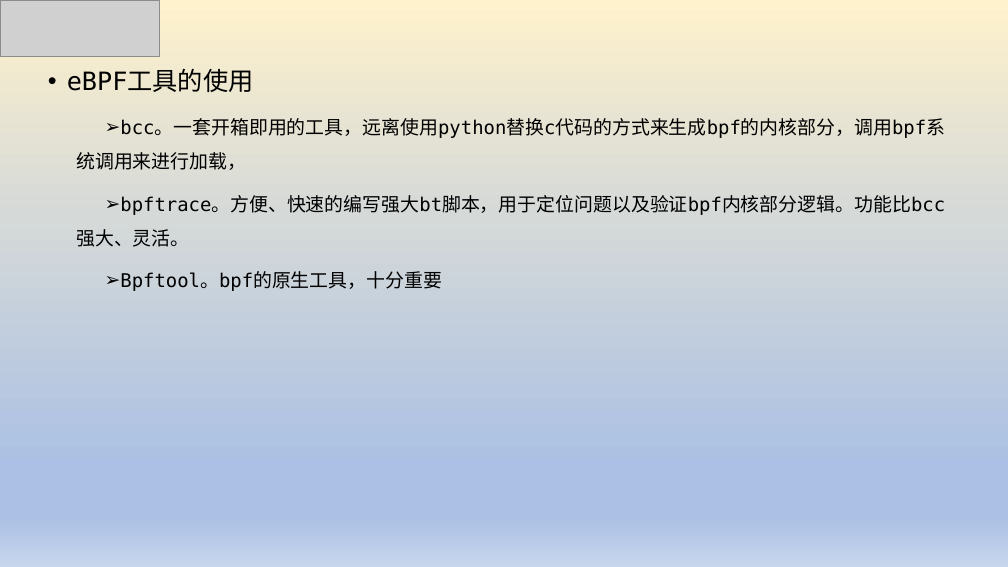
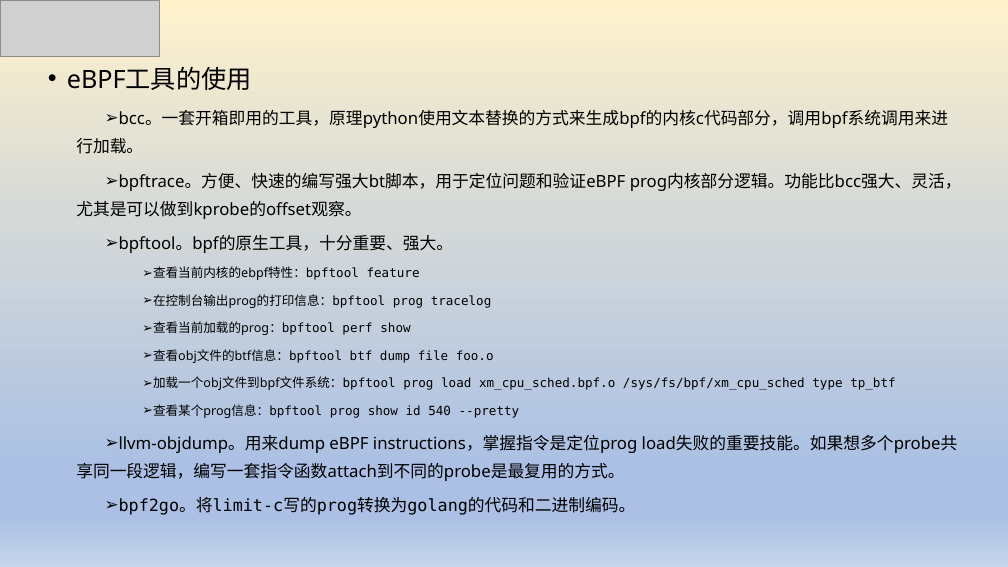
Before and after one commit to luxingwen/x-monitor, a slide deck: slide 8 of doc/基于eBPF可观测性实践.pptx. Drawn at 1008x567 pixels with LibreOffice and Linux fonts; fonts in the diff are those of the drawing; grey boxes stand for pictures. Boxes give left, top, right and bottom in pixels: in the first picture for what was removed or moved away, otherwise in the second. Text is boxed around its words. In the diff, an @@ line names an element or a change of style, - is before the commit and + after.

Commit message:
doc

```diff
--- a/doc/基于eBPF可观测性实践.pptx
+++ b/doc/基于eBPF可观测性实践.pptx
@@ text at [67,67,252,90]: font DejaVu Sans Mono to Noto Sans in "eBPF工具的使用"; line spacing 0.9 to 0.8 @@
@@ text at [76,110,962,515]: text changed; size 18 to 16 pt; font DejaVu Sans Mono to Noto Sans @@
-  ➢ bcc。一套开箱即用的工具，远离使用python替换c代码的方式来生成bpf的内核部分，调用bpf系统调用来进行加载，
-  ➢ bpftrace。方便、快速的编写强大bt脚本，用于定位问题以及验证bpf内核部分逻辑。功能比bcc强大、灵活。
-  ➢ Bpftool。bpf的原生工具，十分重要
+  ➢ bcc。一套开箱即用的工具，原理python使用文本替换的方式来生成bpf的内核c代码部分，调用bpf系统调用来进行加载。
+  ➢ bpftrace。方便、快速的编写强大bt脚本，用于定位问题和验证eBPF prog内核部分逻辑。功能比bcc强大、灵活，尤其是可以做到kprobe的offset观察。
+  ➢ bpftool。bpf的原生工具，十分重要、强大。
+    ➢ 查看当前内核的ebpf特性：bpftool feature
+    ➢ 在控制台输出prog的打印信息：bpftool prog tracelog
+    ➢ 查看当前加载的prog：bpftool perf show
+    ➢ 查看obj文件的btf信息：bpftool btf dump file foo.o
+    ➢ 加载一个obj文件到bpf文件系统：bpftool prog load xm_cpu_sched.bpf.o /sys/fs/bpf/xm_cpu_sched type tp_btf
+    ➢ 查看某个prog信息：bpftool prog show id 540 --pretty
+  ➢ llvm-objdump。用来dump eBPF instructions，掌握指令是定位prog load失败的重要技能。如果想多个probe共享同一段逻辑，编写一套指令函数attach到不同的probe是最复用的方式。
+  ➢ bpf2go。将limit-c写的prog转换为golang的代码和二进制编码。
```
Also in this commit, not shown: 7 other slides changed.
